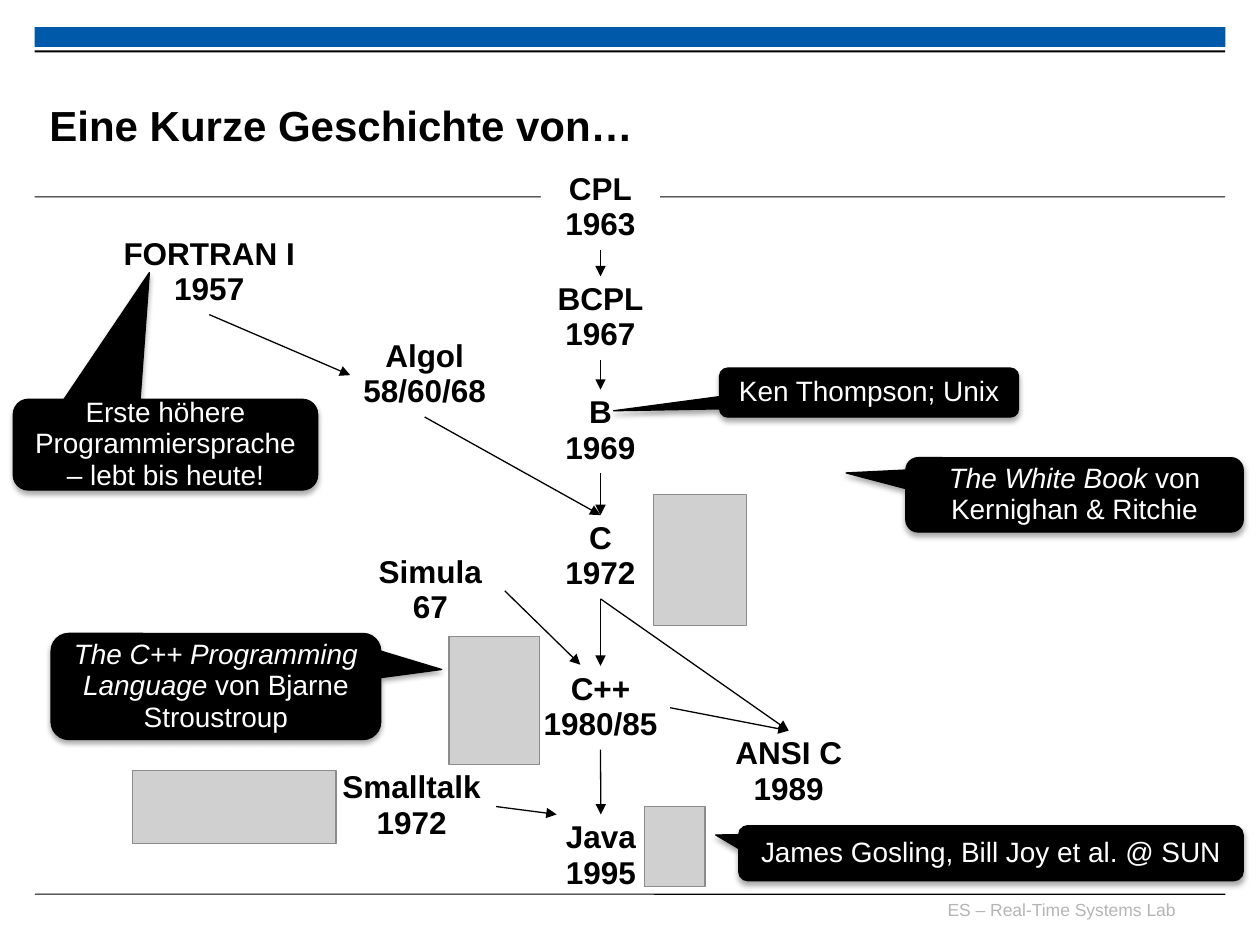
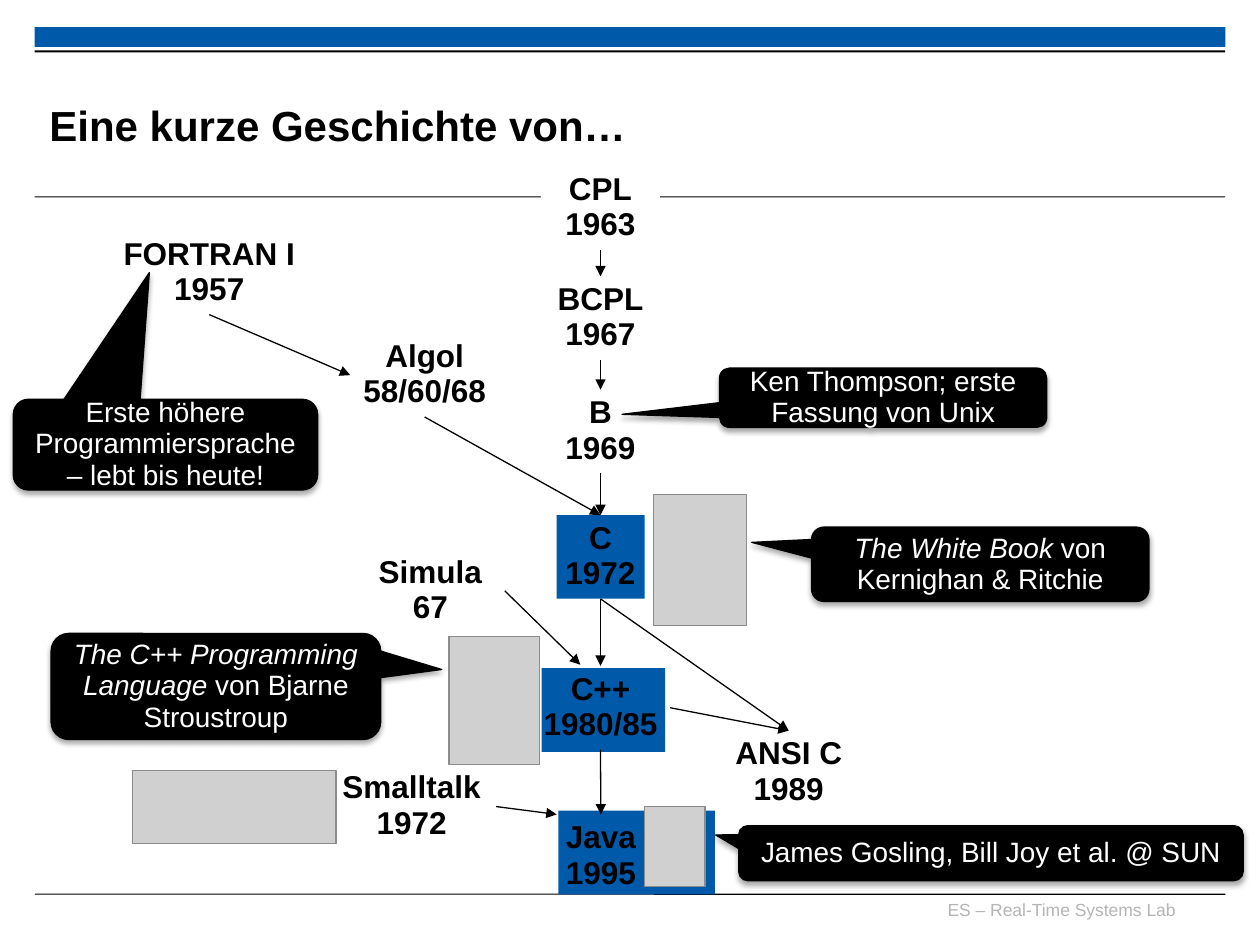
Before and after one commit to h82k/tud-cppp, a slide deck: slide 10 of Vorlesung/0 Organisatorisches.pptx. Drawn at 1260x945 pixels with LibreOffice and Linux fonts; fonts in the diff are those of the drawing; grey boxes stand for pictures; background and template pictures are left out. Boxes give left, top, right and bottom in pixels: in the first picture for what was removed or moved away, otherwise in the second. Text is boxed around its words. In the diff, an @@ line names an element or a change of style, - is before the commit and + after.

```diff
--- a/Vorlesung/0 Organisatorisches.pptx
+++ b/Vorlesung/0 Organisatorisches.pptx
@@ title at (x1=49, y1=110, x2=626, y2=142): text changed @@
-Eine Kurze Geschichte von…
+Eine kurze Geschichte von…
@@ rounded speech box "Ken Thompson; erste Fassung von ..." resized from (x1=719, y1=368, x2=1018, y2=417) to (x1=719, y1=368, x2=1047, y2=427) @@
@@ rounded speech box "Ken Thompson; erste Fassung von ..." at (x1=719, y1=368, x2=1047, y2=427): proportions changed @@
@@ text in rounded speech box at (x1=750, y1=370, x2=1016, y2=427): text changed @@
-Ken Thompson; Unix
+Ken Thompson; erste Fassung von Unix
@@ rectangle added at (x1=557, y1=515, x2=645, y2=598), fill #005AA9 @@
@@ rounded speech box "The White Book von Kernighan ..." moved from (x1=906, y1=457, x2=1244, y2=532) to (x1=811, y1=527, x2=1149, y2=601) @@
@@ rectangle added at (x1=542, y1=668, x2=665, y2=751), fill #005AA9 @@
@@ rectangle added at (x1=558, y1=810, x2=714, y2=893), fill #005AA9 @@
```
Also in this commit, not shown: 5 other slides changed, 1 slide added, 1 slide removed, 2 other files.
